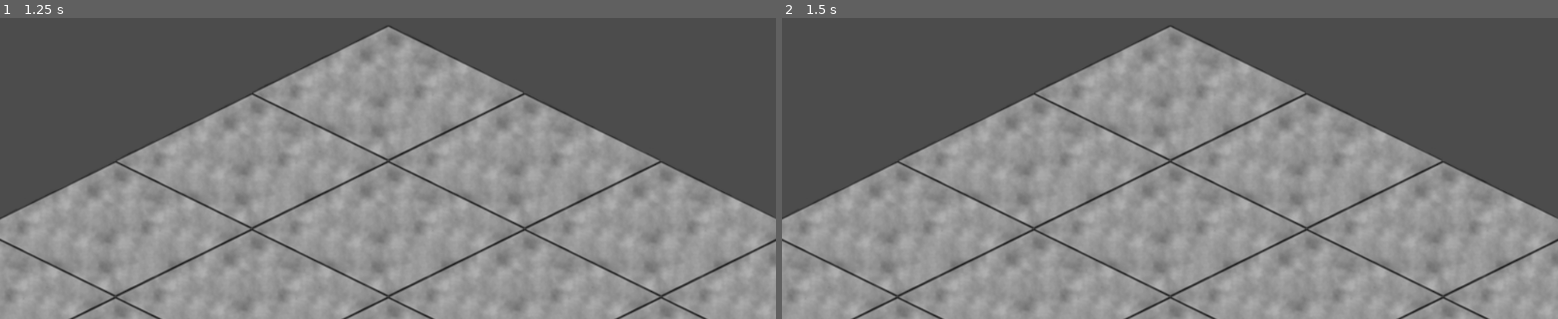
Above: before the commit, frames 1-2 (left to right).
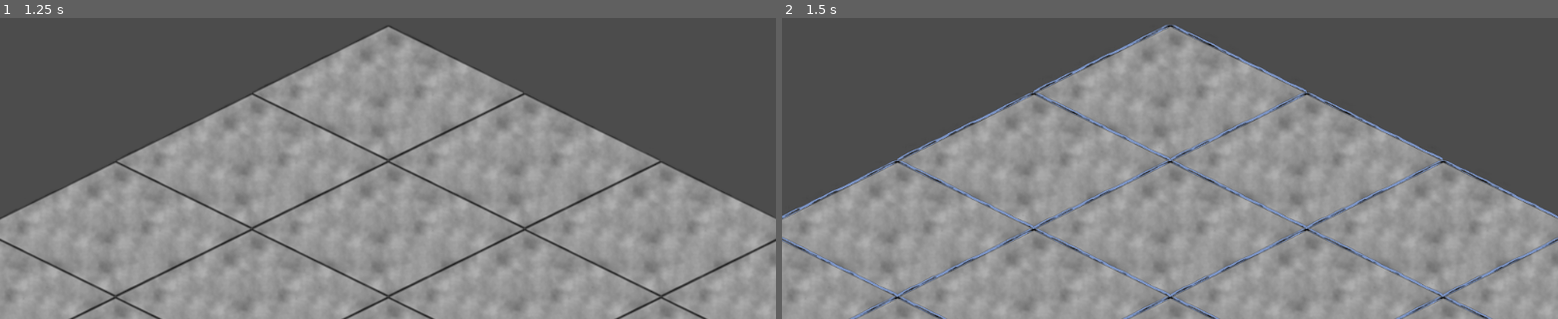
Above: after the commit, the same moments.

Repository: Gad3lan/QuarantineJam
Game: Godot game, scene res://Scenes/General.tscn
The game is run twice, just before and just after one commit, with the same random seed, the same clock (stepped at 60 frames per second) and the same inputs.
Inputs (mouse positions are in pixels of both pictures, inside the frame that each line leads up to):
- Up to frame 1 (1.25 s): tap Enter at 0.5 s; move the mouse to (558, 69) at 0.52 s; click (558, 69) at 0.67 s
- Up to frame 2 (1.5 s): tap Space at 1.25 s; move the mouse to (1014, 114) at 1.27 s; click (1014, 114) at 1.42 s

Frame 1 is identical in both runs. In frame 2, 3.8% of the frame differs, in the area x 0-100%, y 2-100%.

Commit message:
Outline shader sur les tuiles

Diff:
--- a/Plenty_of_Plants/Scenes/Tile.tscn
+++ b/Plenty_of_Plants/Scenes/Tile.tscn
@@ -1,14 +1,23 @@
-[gd_scene load_steps=3 format=2]
+[gd_scene load_steps=5 format=2]
 
 [ext_resource path="res://Scripts/Tile.gd" type="Script" id=1]
-[ext_resource path="res://Sprites/TileSprite/Building/sol neutre.png" type="Texture" id=2]
+[ext_resource path="res://Sprites/TileSprite/Building/Sol neutre.png" type="Texture" id=2]
+[ext_resource path="res://Shaders/outline.shader" type="Shader" id=3]
+
+[sub_resource type="ShaderMaterial" id=1]
+shader = ExtResource( 3 )
+shader_param/width = 6.136
+shader_param/outline_color = Color( 0, 0, 0, 1 )
 
 [node name="Tile" type="Area2D"]
 script = ExtResource( 1 )
 
 [node name="Sprite" type="Sprite" parent="."]
+material = SubResource( 1 )
 texture = ExtResource( 2 )
 
 [node name="CollisionPolygon2D" type="CollisionPolygon2D" parent="."]
 visible = false
 polygon = PoolVector2Array( 0.31604, -88.1919, -178.047, 1.13266, 0.0955963, 89.2006, 179.119, 0.581482 )
+[connection signal="mouse_entered" from="." to="." method="_on_Tile_mouse_entered"]
+[connection signal="mouse_exited" from="." to="." method="_on_Tile_mouse_exited"]
--- a/Plenty_of_Plants/Scripts/Tile.gd
+++ b/Plenty_of_Plants/Scripts/Tile.gd
@@ -4,13 +4,26 @@
 # Declare member variables here. Examples:
 # var a = 2
 # var b = "text"
-
+var hoovered = false
 
 # Called when the node enters the scene tree for the first time.
 func _ready():
-	pass # Replace with function body.
+	$Sprite.material.set_shader_param("width", 0.0)
 
 
 # Called every frame. 'delta' is the elapsed time since the previous frame.
-#func _process(delta):
-#	pass
+func _process(delta):
+	if (self.hoovered):
+		#$Sprite.material.set_shader_param("width", 4.0)
+		$Sprite.material.set_shader_param("outline_color", Color(0.5, 0.6, 0.8, 1.0))
+	#else:
+		#self.get_child(0).material.set_shader_param("width", 0.0)
+		#$Sprite.material.set_shader_param("width", 0.0)
+
+func _on_Tile_mouse_entered():
+	self.hoovered = true
+	$Sprite.material.set_shader_param("width", 4.0)
+
+func _on_Tile_mouse_exited():
+	self.hoovered = false
+	$Sprite.material.set_shader_param("width", 0.0)
--- /dev/null
+++ b/Plenty_of_Plants/Shaders/outline.shader
@@ -0,0 +1,22 @@
+shader_type canvas_item;
+
+uniform float width: hint_range(0.0, 30.0);
+uniform vec4 outline_color: hint_color;
+
+void fragment() {
+	float size = width * 1.0 / float(textureSize(TEXTURE, 0).x);
+
+	vec4 sprite_color = texture(TEXTURE, UV);
+	float alpha = -8.0 * sprite_color.a;
+	alpha += texture(TEXTURE, UV + vec2(size, 0.0)).a;
+	alpha += texture(TEXTURE, UV + vec2(-size, 0.0)).a;
+	alpha += texture(TEXTURE, UV + vec2(0.0, size)).a;
+	alpha += texture(TEXTURE, UV + vec2( 0.0, -size)).a;
+	alpha += texture(TEXTURE, UV + vec2(size, 0.0)).a;
+	alpha += texture(TEXTURE, UV + vec2(-size, 0.0)).a;
+	alpha += texture(TEXTURE, UV + vec2(0.0, size)).a;
+	alpha += texture(TEXTURE, UV + vec2( 0.0, -size)).a;
+
+	vec4 final_color = mix(sprite_color, outline_color, clamp(alpha, 0.0, 1.0));
+	COLOR = vec4(final_color.rgb, clamp(abs(alpha) + sprite_color.a, 0.0, 1.0));
+}
